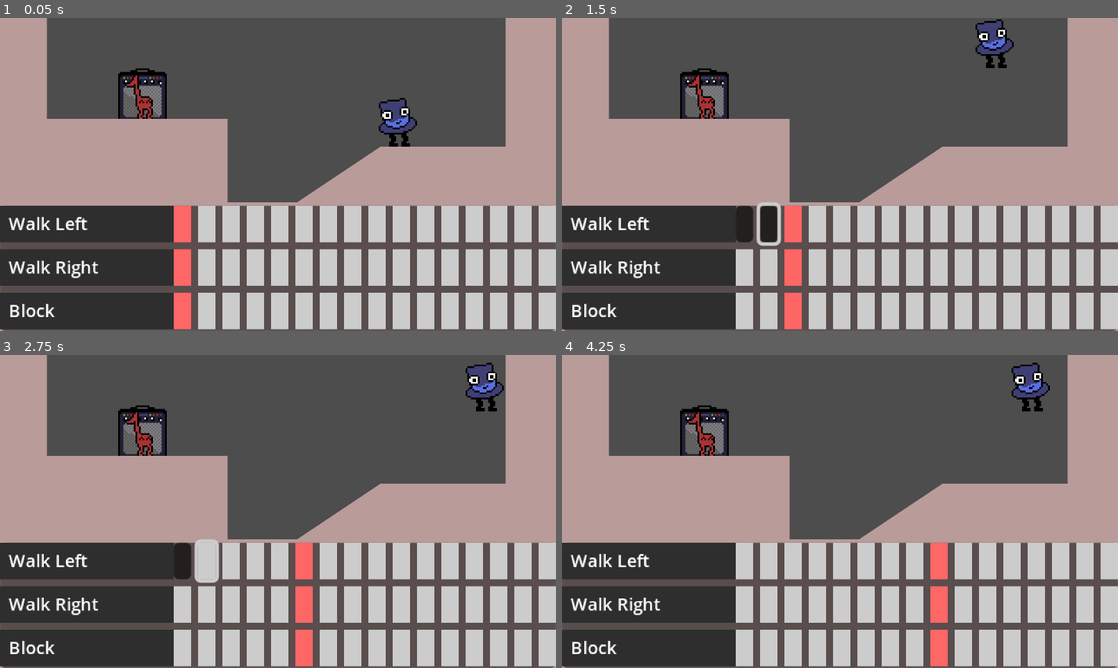
Above: before the commit, frames 1-4 (two rows, left to right).
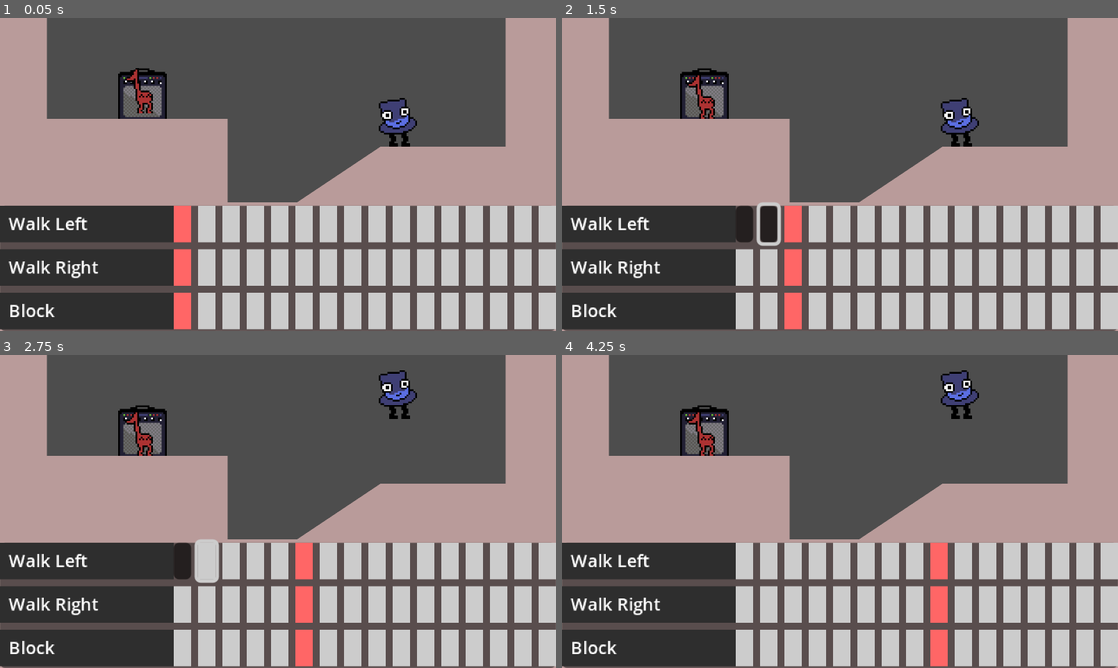
Above: after the commit, the same moments.

Repository: blondeman/GMTK2025
Game: Godot game, scene res://scenes/base_level.tscn
Two runs of this game, one before a commit and one after it. Both use one fixed random seed, a clock stepped at 60 frames per second and the inputs below.
Inputs (mouse positions are in pixels of both pictures, inside the frame that each line leads up to):
- Up to frame 1 (0.05 s): no input
- Up to frame 2 (1.5 s): click (745, 224) at 0.52 s; tap Enter (ui_accept) at 1.25, 1.35 s; hold Right (ui_right) from 1.28 s (still down)
- Up to frame 3 (2.75 s): keep holding Right (ui_right); tap W (jump, bound only after the commit) at 1.52, 1.55, 1.82, 2.1, 2.27, 2.57 s; tap Enter (ui_accept) at 2.3 s
- Up to frame 4 (4.25 s): release Right (ui_right) at 2.78 s; hold Left (ui_left) 2.78-3.53 s; tap Enter (ui_accept) at 2.85, 3.8 s; tap W (jump, bound only after the commit) at 3.05, 3.77, 4.07 s; hold Right (ui_right) from 3.53 s (still down); tap 1 at 3.6 s

The runs differ from the first frame. In frame 1, 0.3% of the frame differs, in the area x 22-28%, y 16-33%; in frame 2, 1.4%, in the area x 68-82%, y 0-42%; in frame 3, 1.4%; in frame 4, 1.4%.

Commit message:
minion jumping and block

Diff:
--- a/GMTK 2025/project.godot
+++ b/GMTK 2025/project.godot
@@ -27,6 +27,24 @@
 
 project/assembly_name="GMTK 2025"
 
+[input]
+
+move_left={
+"deadzone": 0.2,
+"events": [Object(InputEventKey,"resource_local_to_scene":false,"resource_name":"","device":-1,"window_id":0,"alt_pressed":false,"shift_pressed":false,"ctrl_pressed":false,"meta_pressed":false,"pressed":false,"keycode":0,"physical_keycode":65,"key_label":0,"unicode":97,"location":0,"echo":false,"script":null)
+]
+}
+move_right={
+"deadzone": 0.2,
+"events": [Object(InputEventKey,"resource_local_to_scene":false,"resource_name":"","device":-1,"window_id":0,"alt_pressed":false,"shift_pressed":false,"ctrl_pressed":false,"meta_pressed":false,"pressed":false,"keycode":0,"physical_keycode":68,"key_label":0,"unicode":100,"location":0,"echo":false,"script":null)
+]
+}
+jump={
+"deadzone": 0.2,
+"events": [Object(InputEventKey,"resource_local_to_scene":false,"resource_name":"","device":-1,"window_id":0,"alt_pressed":false,"shift_pressed":false,"ctrl_pressed":false,"meta_pressed":false,"pressed":false,"keycode":0,"physical_keycode":87,"key_label":0,"unicode":119,"location":0,"echo":false,"script":null)
+]
+}
+
 [rendering]
 
 textures/canvas_textures/default_texture_filter=0
--- a/GMTK 2025/scenes/minion.tscn
+++ b/GMTK 2025/scenes/minion.tscn
@@ -1,18 +1,28 @@
-[gd_scene load_steps=4 format=3 uid="uid://dvariehxra4xe"]
+[gd_scene load_steps=6 format=3 uid="uid://dvariehxra4xe"]
 
 [ext_resource type="Script" uid="uid://csxj4vteirlbu" path="res://scripts/minion.gd" id="1_y8etf"]
 [ext_resource type="Texture2D" uid="uid://dn50w8nxpxwi" path="res://art/note1.png" id="2_y8etf"]
+[ext_resource type="Texture2D" uid="uid://dnvx70q8kqdd3" path="res://art/block1.png" id="3_b4arb"]
 
 [sub_resource type="CircleShape2D" id="CircleShape2D_y8etf"]
 radius = 12.0
+
+[sub_resource type="RectangleShape2D" id="RectangleShape2D_1ddg2"]
+size = Vector2(24, 20)
 
 [node name="minion" type="CharacterBody2D"]
 collision_layer = 2
 script = ExtResource("1_y8etf")
 
-[node name="Sprite2D" type="Sprite2D" parent="."]
+[node name="note" type="CollisionShape2D" parent="."]
+shape = SubResource("CircleShape2D_y8etf")
+
+[node name="Sprite2D" type="Sprite2D" parent="note"]
+position = Vector2(0, -4)
 texture = ExtResource("2_y8etf")
 
-[node name="CollisionShape2D" type="CollisionShape2D" parent="."]
-position = Vector2(0, 4)
-shape = SubResource("CircleShape2D_y8etf")
+[node name="block" type="CollisionShape2D" parent="."]
+shape = SubResource("RectangleShape2D_1ddg2")
+
+[node name="Sprite2D" type="Sprite2D" parent="block"]
+texture = ExtResource("3_b4arb")
--- a/GMTK 2025/scripts/minion.gd
+++ b/GMTK 2025/scripts/minion.gd
@@ -1,13 +1,27 @@
 extends CharacterBody2D
 
 const SPEED = 40.0
+const JUMP_VELOCITY = -300.0
 var direction = 0
+
+var block = false
+
+@onready var noteCol := $note
+@onready var blockCol := $block
+@onready var noteSpr := $note/Sprite2D
+@onready var blockSpr := $block/Sprite2D
+
+func _ready():
+	handleBlock()
 
 func _physics_process(delta: float) -> void:
 	if not is_on_floor():
 		velocity += get_gravity() * delta
 
 	velocity.x = SPEED * direction
+
+	if block:
+		velocity = Vector2.ZERO
 
 	move_and_slide()
 
@@ -18,3 +32,26 @@
 		direction = 1
 	else:
 		direction = 0
+
+	if "jump" in actionCodes and is_on_floor():
+		velocity.y = JUMP_VELOCITY
+
+	if "block" in actionCodes:
+		block = !block
+		handleBlock()
+
+func handleBlock():
+	if not block:
+		set_collision_layer_value(1, false)
+		noteCol.disabled = false
+		noteSpr.visible = true
+
+		blockCol.disabled = true
+		blockSpr.visible = false
+	else:
+		set_collision_layer_value(1, true)
+		noteCol.disabled = true
+		noteSpr.visible = false
+
+		blockCol.disabled = false
+		blockSpr.visible = true
--- a/GMTK 2025/scripts/player.gd
+++ b/GMTK 2025/scripts/player.gd
@@ -11,12 +11,12 @@
 		velocity += get_gravity() * delta
 
 	# Handle jump.
-	if Input.is_action_just_pressed("ui_accept") and is_on_floor():
+	if Input.is_action_just_pressed("jump") and is_on_floor():
 		velocity.y = JUMP_VELOCITY
 
 	# Get the input direction and handle the movement/deceleration.
 	# As good practice, you should replace UI actions with custom gameplay actions.
-	var direction := Input.get_axis("ui_left", "ui_right")
+	var direction := Input.get_axis("move_left", "move_right")
 	if direction:
 		velocity.x = direction * SPEED
 	else:
--- a/GMTK 2025/scripts/sequencer.gd
+++ b/GMTK 2025/scripts/sequencer.gd
@@ -65,6 +65,7 @@
 	var lastBeat = currentBeat
 	currentBeat += 1
 	if currentBeat >= beats:
+		spawner.resetMinions()
 		currentBeat = 0
 
 	for trackContainer in get_children():
--- a/GMTK 2025/scripts/spawner.gd
+++ b/GMTK 2025/scripts/spawner.gd
@@ -27,3 +27,10 @@
 
 func processMinion(id: int, codes: Array):
 	get_node("minion_%d" % id).action(codes)
+
+func resetMinions():
+	for child in get_children():
+		if child.name.begins_with("minion_"):
+			child.position = Vector2.ZERO
+			child.block = false
+			child.handleBlock()
Not shown, added: GMTK 2025/audio/gmtk25.wav.import
Not shown, added: GMTK 2025/audio/gmtk25.wav
